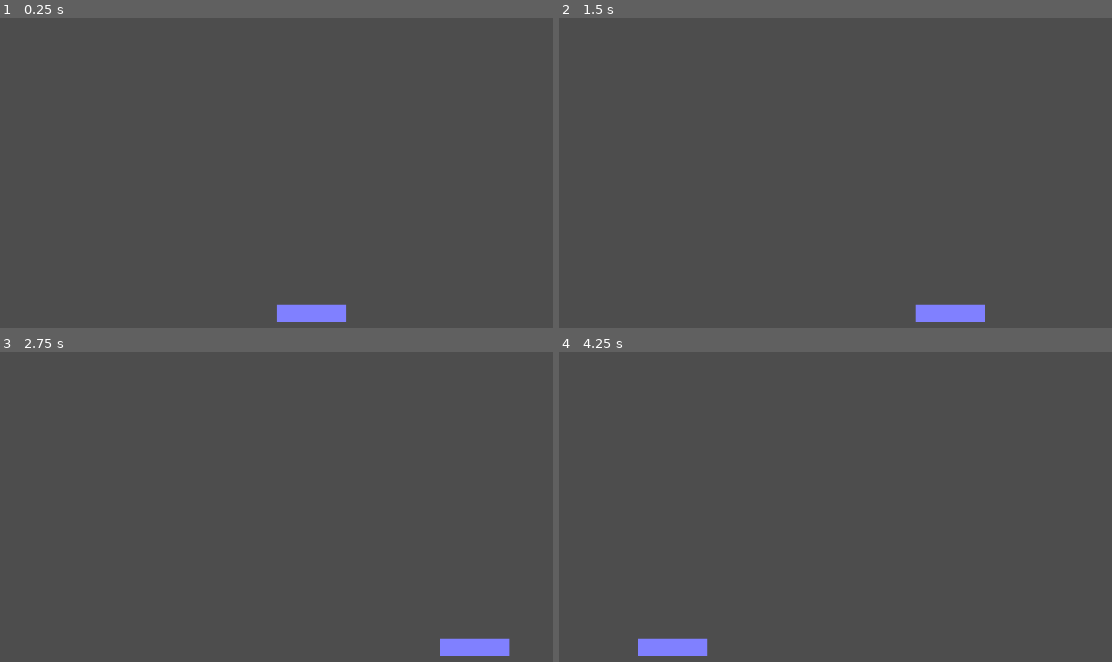
Above: before the commit, frames 1-4 (two rows, left to right).
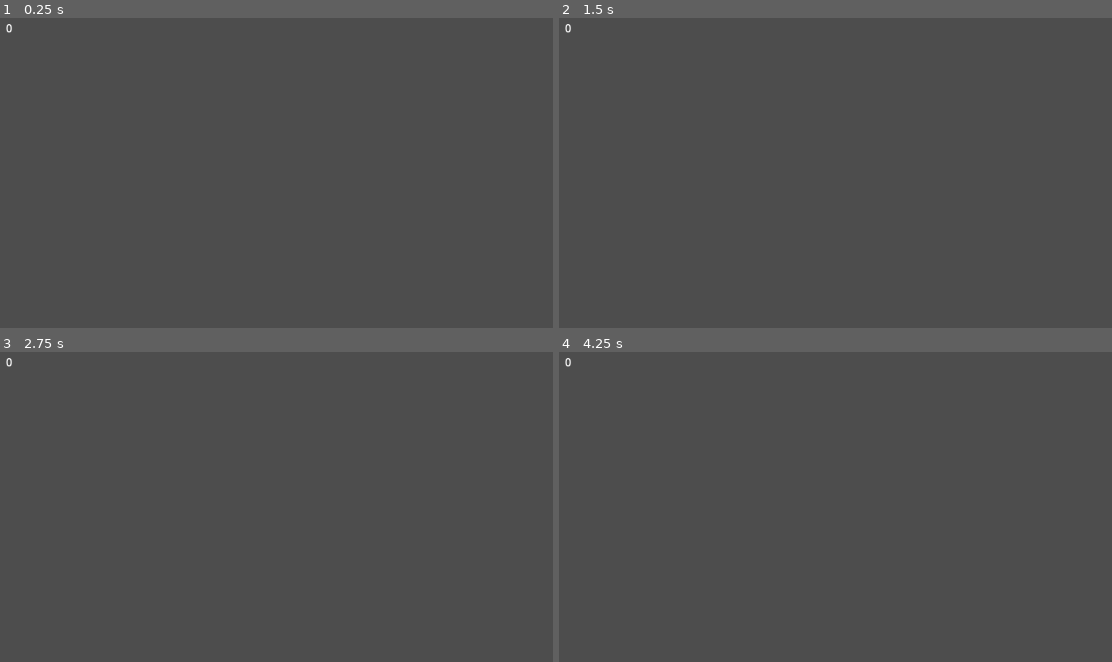
Above: after the commit, the same moments.

Repository: kawasousa/WindowBreakout
Game: Godot game, scene res://game.tscn
Same seed, same stepped clock (60 frames per second), same inputs: the game is played once before the commit and once after it.
Inputs:
- Up to frame 1 (0.25 s): no input
- Up to frame 2 (1.5 s): tap Enter at 0.5 s; hold Right (ui_right) 0.53-1.28 s; tap Space at 1.25 s; hold Left (ui_left) from 1.28 s (still down)
- Up to frame 3 (2.75 s): release Left (ui_left) at 2.03 s; hold Right (ui_right) from 2.03 s (still down)
- Up to frame 4 (4.25 s): tap Enter at 3.5 s; release Right (ui_right) at 3.53 s; hold Left (ui_left) from 3.53 s (still down)

The runs differ from the first frame. In frame 1, 0.7% of the frame differs, in the area x 1-63%, y 1-99%; in frame 2, 0.8%, in the area x 1-78%, y 1-99%; in frame 3, 0.8%; in frame 4, 0.8%.

Commit message:
feat: ball movement and blocks added

Diff:
--- a/WindowBrakeout/game.gd
+++ b/WindowBrakeout/game.gd
@@ -1,33 +1,117 @@
 extends Node
 
-var player: ColorRect = ColorRect.new()
-var playerCollision: CollisionShape2D = CollisionShape2D.new()
+var player := CharacterBody2D.new()
+var playerCollision := CollisionShape2D.new()
+var isBallTouched: bool = false
+var ball := Area2D.new()
+var ballCollision := CollisionShape2D.new()
+var ballSpeedY: int = 5
+var ballSpeedX: int
+var maxSpeedX: int = 5
+var playerPointsLabel := Label.new()
+var playerPoints: int = 0
 
+#################################
 
 func _ready():
 	addPlayer()
+	addBall()
+	addPointsLabel()
+	spawnBlock()
 
 func _process(delta):
 	controlPlayer(delta)
+	ballMovement()
+	showPlayerPoints()
 
 ##Adiciona o player e suas caracteristicas ao jogo
 func addPlayer() -> void:
-	player.color = Color(0.5,0.5,1,1)
-	player.size = Vector2(100,25)
 	player.global_position.y = get_viewport().size.y - 30
 	player.global_position.x = get_viewport().size.x / 2
 	add_child(player)
 
 	#Adiciona colisão ao player
 	var collisionShape = RectangleShape2D.new()
-	collisionShape.size = player.size
+	collisionShape.size = Vector2(100,25)
 	playerCollision.set_shape(collisionShape)
-	playerCollision.position = Vector2(50,12)
+	playerCollision.set_debug_color(Color(0,0,0.5,1))
 	player.add_child(playerCollision)
 
 ##Controla a movimentação lateral do player
 func controlPlayer(delta) -> void:
-	player.global_position.x = clamp(player.global_position.x, 25, get_viewport().size.x - 125)
+	player.global_position.x = clamp(player.global_position.x, 75, get_viewport().size.x - 75)
 	var playerDirection = Input.get_axis("ui_left", "ui_right")
 	var playerSpeed: int = 800
 	player.global_position.x += playerDirection * playerSpeed * delta
+
+##Adiciona a ball ao jogo
+func addBall() -> void:
+	ball.global_position = player.global_position - Vector2(0,300)
+	add_child(ball)
+
+	#Adiciona a colisão à ball
+	var collisionShape = CircleShape2D.new()
+	collisionShape.radius = 10
+	ballCollision.set_shape(collisionShape)
+	ballCollision.set_debug_color(Color(0.5,0.5,0,1))
+	ball.add_child(ballCollision)
+
+	ball.connect("body_entered", detectBallCollision)
+
+##Controla o movimento da bola
+func ballMovement() -> void:
+	var viewportLimit = get_viewport().size.x
+	var ballPosition = ball.global_position
+	ball.global_position.x = clamp(ball.global_position.x, 0, viewportLimit)
+	ball.global_position.y += ballSpeedY
+	if isBallTouched:
+		ball.global_position.x += ballSpeedX
+	else:
+		ball.global_position.x += 0
+
+	if ballPosition.x <= 0:
+		ballSpeedX = maxSpeedX
+	elif ballPosition.x >= viewportLimit:
+		ballSpeedX = -maxSpeedX
+
+##Inverte a velocidade y da ball quando ela bate no player
+func detectBallCollision(body) -> void:
+	if body == player:
+		ballSpeedY *= -1
+		isBallTouched = true
+		if body.global_position.x - ball.global_position.x < -10:
+			ballSpeedX = maxSpeedX
+		else:
+			ballSpeedX = -maxSpeedX
+	if body.is_in_group("Blocks"):
+		ballSpeedY *= -1
+		body.queue_free()
+		playerPoints += 10
+
+##Adiciona os pontos da partida ao HUD do jogo
+func addPointsLabel() -> void:
+	playerPointsLabel.global_position = Vector2(10,10)
+	add_child(playerPointsLabel)
+
+##Atualiza os pontos do jogador no HUD
+func showPlayerPoints() -> void:
+	playerPointsLabel.text = str(playerPoints)
+
+##Adiciona uma camada de blocos no nível
+func spawnBlock() -> void:
+	var blockGroup := Node2D.new()
+	add_child(blockGroup)
+	var _lastBlockPosition = 0
+	for _cell in range(10):
+		var block := StaticBody2D.new()
+		var _blockCollision := CollisionShape2D.new()
+		var _collisionShape := RectangleShape2D.new()
+		_collisionShape.size = Vector2(100,25)
+		_blockCollision.set_shape(_collisionShape)
+		var collisionColor = randf_range(0,1)
+		_blockCollision.set_debug_color(Color(0,collisionColor,0,0.5))
+		_blockCollision.global_position.x = _lastBlockPosition
+		_lastBlockPosition += 125
+		block.add_child(_blockCollision)
+		blockGroup.add_child(block)
+		block.add_to_group("Blocks")
--- a/WindowBrakeout/project.godot
+++ b/WindowBrakeout/project.godot
@@ -17,3 +17,7 @@
 [display]
 
 window/stretch/mode="viewport"
+
+[rendering]
+
+renderer/rendering_method="gl_compatibility"
Not shown, added: WindowBrakeout/gam4355.tmp
Not shown, added: WindowBrakeout/gam58C1.tmp
Not shown, added: WindowBrakeout/gam76B1.tmp
